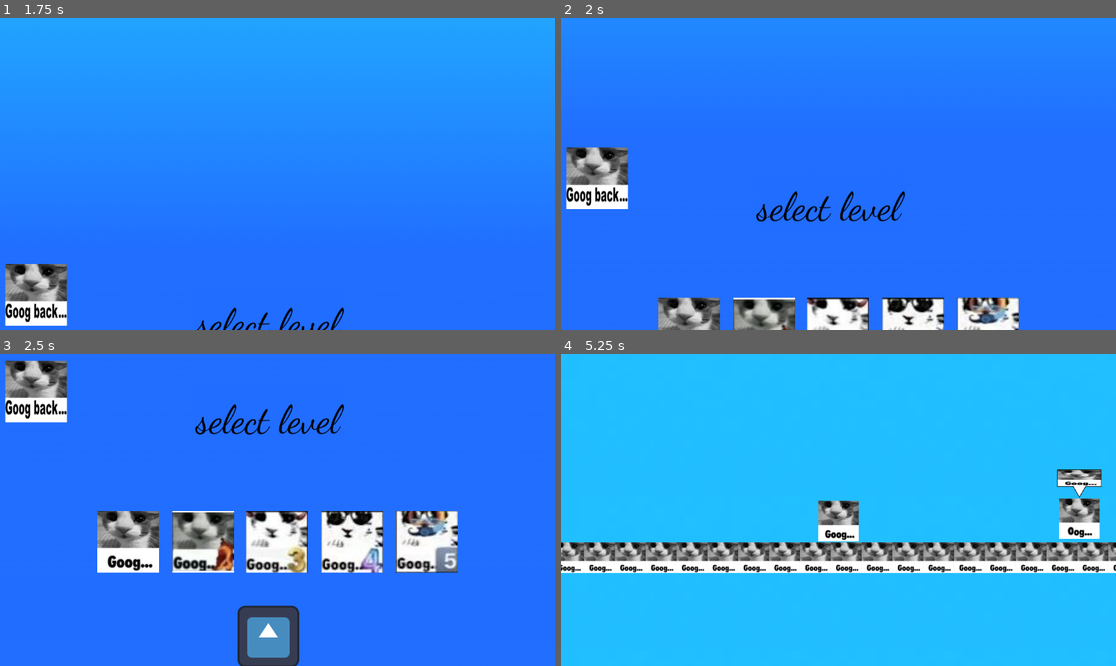
Above: before the commit, frames 1-4 (two rows, left to right).
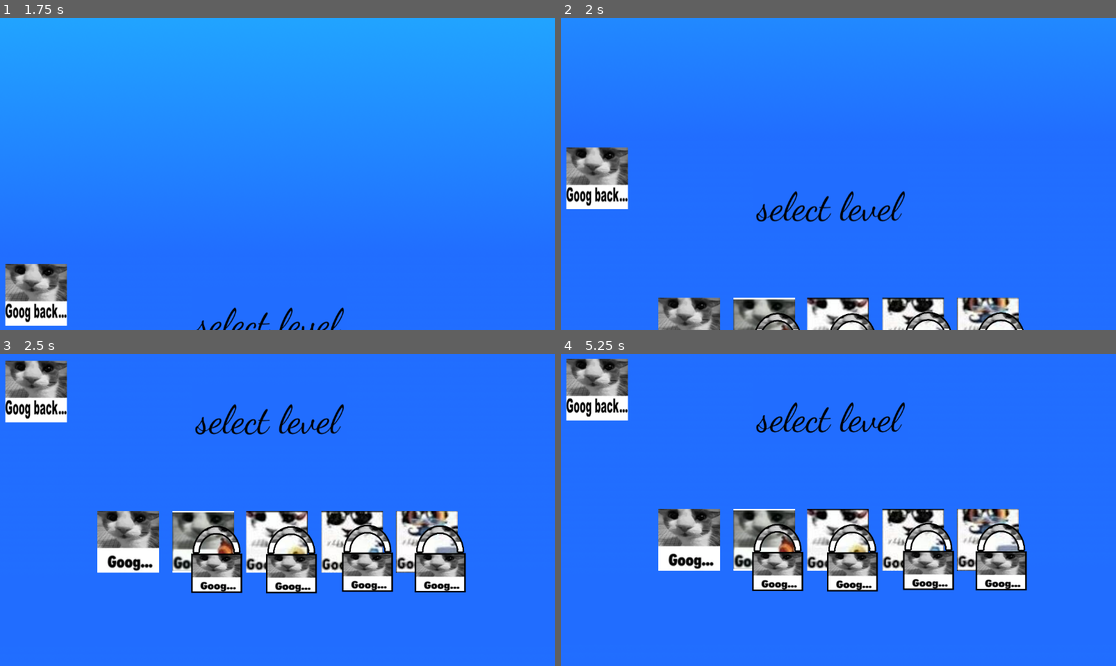
Above: after the commit, the same moments.

Repository: coolbeans1212/goog-simulator
Game: Godot game, scene res://main_menu.tscn
Two runs of this game, one before a commit and one after it. Both use one fixed random seed, a clock stepped at 60 frames per second and the inputs below. The engine's default icon, where the game draws it, is replaced by a stand-in: a white triangle on a blue panel in a dark square. Sound files missing from this copy of the repository are replaced by a short silence.
Inputs (mouse positions are in pixels of both pictures, inside the frame that each line leads up to):
- Up to frame 1 (1.75 s): click (266, 170) at 0.5 s; tap Enter (enter) at 1.25 s; move the mouse to (399, 158) at 1.27 s; hold D (right) from 1.28 s (still down); hold W (up) from 1.28 s (still down); click (399, 158) at 1.42 s
- Up to frame 2 (2 s): keep holding D (right); keep holding W (up)
- Up to frame 3 (2.5 s): release D (right) at 2 s; release W (up) at 2 s; click (127, 665) at 2 s
- Up to frame 4 (5.25 s): click (766, 541) at 2.75 s; click (838, 541) at 3.52 s; click (910, 541) at 4.27 s; click (988, 541) at 5.02 s

Frame 1 is identical in both runs. In frame 2, 0.9% of the frame differs, in the area x 34-84%, y 93-100%; in frame 3, 7.9%; in frame 4, 99%, in the area x 0-100%, y 0-100%.

Commit message:
IT'S DONE

Diff:
--- /dev/null
+++ b/SUPERGLOBALS.gd
@@ -0,0 +1,5 @@
+# Variables that can be accessed throughout the whole project
+
+extends Node
+
+var levels_unlocked = [1, 0, 0, 0, 0]
--- a/control.gd
+++ b/control.gd
@@ -5,10 +5,18 @@
 # Called when the node enters the scene tree for the first time.
 func _ready() -> void:
 	for button in self.get_children():
-		button.button_down.connect(_on_button_down.bind(button))
-		button.button_up.connect(_on_button_up.bind(button))
+		if button is TextureButton:
+			button.button_down.connect(_on_button_down.bind(button))
+			button.button_up.connect(_on_button_up.bind(button))
+		if button.name.left(5) == 'Level' and Superglobal.levels_unlocked[int(button.name.left(7).right(2)) - 1] == 0:
+			button.button_down.disconnect(_on_button_down.bind(button))
+			button.button_up.disconnect(_on_button_up.bind(button))
 		if button.name.left(5) == 'Level':
 			button.pressed.connect(_on_level_button_pressed.bind(button))
+	for lock in self.get_children():
+		if lock.name.left(4) == 'Lock':
+			if Superglobal.levels_unlocked[int(lock.name.right(2)) - 1] == 1:
+				lock.visible = false
 
 func _on_button_down(button) -> void:
 	button.flip_v = true
@@ -52,4 +60,7 @@
 
 func _on_level_button_pressed(button) -> void:
 	print(button.name.left(7))
-	go_to_level_with_style(button.name.left(7))
+	var level = button.name.left(7)
+	var levelnum = int(level.right(2))
+	if Superglobal.levels_unlocked[levelnum - 1] == 1:
+		go_to_level_with_style(level)
--- a/flag.gd
+++ b/flag.gd
@@ -19,7 +19,8 @@
 
 func _on_next_level_pressed() -> void:
 	var current_level = get_tree().current_scene.scene_file_path.get_file().get_basename().right(2)
-	var next_level = str(int(current_level) + 1)
+	current_level = int(current_level)
+	var next_level = str(current_level + 1)
 	if next_level.length() == 1:
 		next_level = "0" + next_level
 	get_tree().change_scene_to_file("res://Level" + next_level + ".tscn")
--- a/level_05.gd
+++ b/level_05.gd
@@ -245,6 +245,7 @@
 ]
 
 var yupivewarnedaboutthat = []
+var schedule_i = 0
 
 func _ready() -> void:
 	RenderingServer.set_default_clear_color(Color(0.0, 0.0, 0.0, 1.0))
@@ -275,7 +276,8 @@
 func _process(delta: float) -> void:
 	var now = Time.get_ticks_msec() - started_at
 	var sometimeinthefuture = now + 500
-	for thingtodo in schedule:
+	while schedule_i < schedule.size():
+		var thingtodo = schedule[schedule_i]
 		if sometimeinthefuture >= thingtodo[0] and thingtodo[1] == "spawn_moving_danger" and thingtodo[0] not in yupivewarnedaboutthat: # there is 1000‰ a better way to do this
 			print("goog")
 			var warning = get_node("Warning Line").duplicate()
@@ -284,7 +286,6 @@
 			sleep_then_delete(thingtodo[2][5], warning)
 			yupivewarnedaboutthat.append(thingtodo[0])
 		if now >= thingtodo[0]:
-			schedule.erase(thingtodo)
 			match thingtodo[1]:
 				"dialogue_visible":
 					$"Player/Camera2D/speech".visible = thingtodo[2]
@@ -302,4 +303,7 @@
 				"win":
 					$"Player".win()
 				_:
-					print("Invalid argument at ", thingtodo[0] )
+					print("Invalid argument at ", thingtodo[0])
+			schedule_i += 1
+		else:
+			break
--- a/main_menu.tscn
+++ b/main_menu.tscn
@@ -4,10 +4,10 @@
 [ext_resource type="Script" uid="uid://cbs7qlhxkp2wh" path="res://control.gd" id="2_8qtwp"]
 [ext_resource type="Texture2D" uid="uid://b5r4arklq8888" path="res://goog.png" id="2_fu7sn"]
 [ext_resource type="Texture2D" uid="uid://if3xxqigfxgs" path="res://goog2.png" id="4_qe12f"]
+[ext_resource type="Texture2D" uid="uid://bw5ugrs4hopsy" path="res://locked.png" id="5_0o4t1"]
 [ext_resource type="Texture2D" uid="uid://c6coym0odm76o" path="res://goog3.png" id="5_8qtwp"]
 [ext_resource type="Texture2D" uid="uid://dqewjoajhu4hs" path="res://goog4.png" id="6_dy7ct"]
 [ext_resource type="Texture2D" uid="uid://dynv2cj7e6mam" path="res://goog5.png" id="7_0o4t1"]
-[ext_resource type="Texture2D" uid="uid://dddqydck0r02k" path="res://icon.svg" id="8_0o4t1"]
 [ext_resource type="AudioStream" uid="uid://dqcmp4j1gxobf" path="res://boom.mp3" id="9_0o4t1"]
 [ext_resource type="Texture2D" uid="uid://dlvh07xhumjqw" path="res://goog back.png" id="9_dy7ct"]
 
@@ -5984,6 +5984,11 @@
 offset_bottom = 1526.0
 texture_normal = ExtResource("4_qe12f")
 
+[node name="Lock02" type="Sprite2D" parent="Buttons"]
+position = Vector2(-125, 1500)
+scale = Vector2(0.31054688, 0.31054688)
+texture = ExtResource("5_0o4t1")
+
 [node name="Level03Button" type="TextureButton" parent="Buttons"]
 layout_mode = 0
 offset_left = -65.0
@@ -5991,6 +5996,11 @@
 offset_right = 63.0
 offset_bottom = 1526.0
 texture_normal = ExtResource("5_8qtwp")
+
+[node name="Lock03" type="Sprite2D" parent="Buttons"]
+position = Vector2(30, 1501)
+scale = Vector2(0.31054688, 0.31054688)
+texture = ExtResource("5_0o4t1")
 
 [node name="Level04Button" type="TextureButton" parent="Buttons"]
 layout_mode = 0
@@ -6000,6 +6010,11 @@
 offset_bottom = 1526.0
 texture_normal = ExtResource("6_dy7ct")
 
+[node name="Lock04" type="Sprite2D" parent="Buttons"]
+position = Vector2(188, 1498)
+scale = Vector2(0.31054688, 0.31054688)
+texture = ExtResource("5_0o4t1")
+
 [node name="Level05Button" type="TextureButton" parent="Buttons"]
 layout_mode = 0
 offset_left = 246.0
@@ -6008,15 +6023,12 @@
 offset_bottom = 1526.0
 texture_normal = ExtResource("7_0o4t1")
 
-[node name="Level06Button" type="TextureButton" parent="Buttons"]
-layout_mode = 0
-offset_left = -83.0
-offset_top = 1595.0
-offset_right = 45.0
-offset_bottom = 1723.0
-texture_normal = ExtResource("8_0o4t1")
+[node name="Lock05" type="Sprite2D" parent="Buttons"]
+position = Vector2(339, 1499)
+scale = Vector2(0.31054688, 0.31054688)
+texture = ExtResource("5_0o4t1")
 
-[node name="LevelGoBackButton" type="TextureButton" parent="Buttons"]
+[node name="GoBackButtonLevel" type="TextureButton" parent="Buttons"]
 layout_mode = 0
 offset_left = -565.0
 offset_top = 1086.0
@@ -6028,4 +6040,4 @@
 stream = ExtResource("9_0o4t1")
 
 [connection signal="pressed" from="Buttons/PlayButton" to="Buttons" method="_on_play_button_pressed"]
-[connection signal="pressed" from="Buttons/LevelGoBackButton" to="Buttons" method="_on_go_back_button_pressed_level"]
+[connection signal="pressed" from="Buttons/GoBackButtonLevel" to="Buttons" method="_on_go_back_button_pressed_level"]
--- a/player.gd
+++ b/player.gd
@@ -43,6 +43,9 @@
 func win():
 	if canwinorlose == true:
 		print("goog win")
+		var current_level = get_tree().current_scene.scene_file_path.get_file().get_basename().right(2)
+		current_level = int(current_level)
+		Superglobal.levels_unlocked[current_level] = 1
 		$"Camera2D".zoom = Vector2(1, 1)
 		$"Camera2D/WinScreen".visible = true
 		self.freeze()
--- a/project.godot
+++ b/project.godot
@@ -14,6 +14,10 @@
 run/main_scene="uid://dld1kr4clo6q6"
 config/features=PackedStringArray("4.5", "Mobile")
 config/icon="res://icon.svg"
+
+[autoload]
+
+Superglobal="*res://SUPERGLOBALS.gd"
 
 [editor_plugins]
 
Not shown, added: SUPERGLOBALS.gd.uid
Binary file added: locked.png
Not shown, added: locked.png.import
